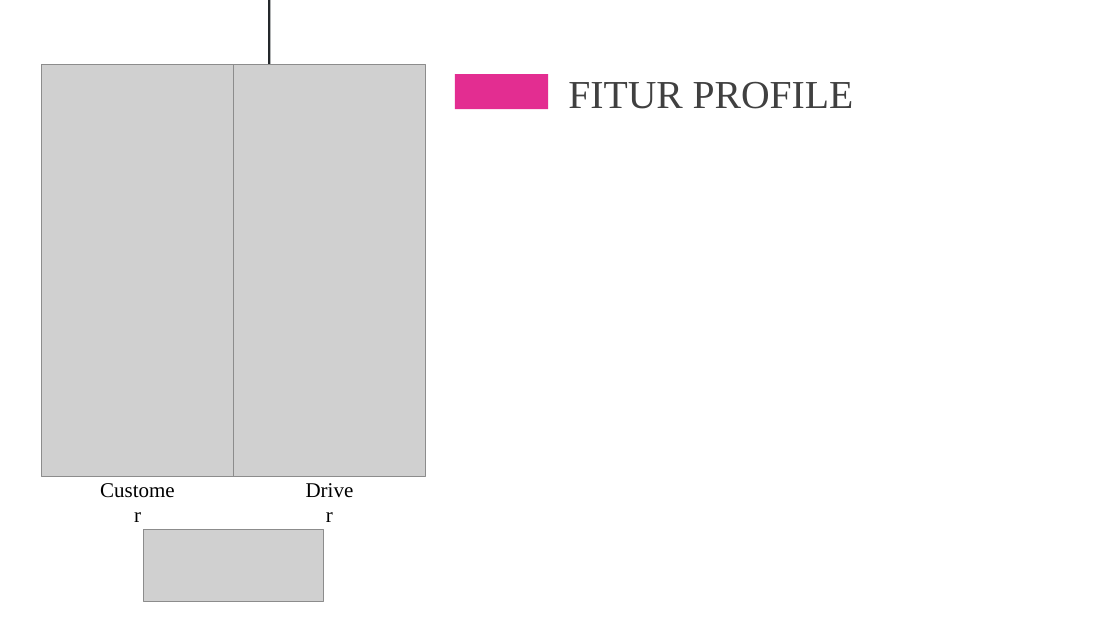
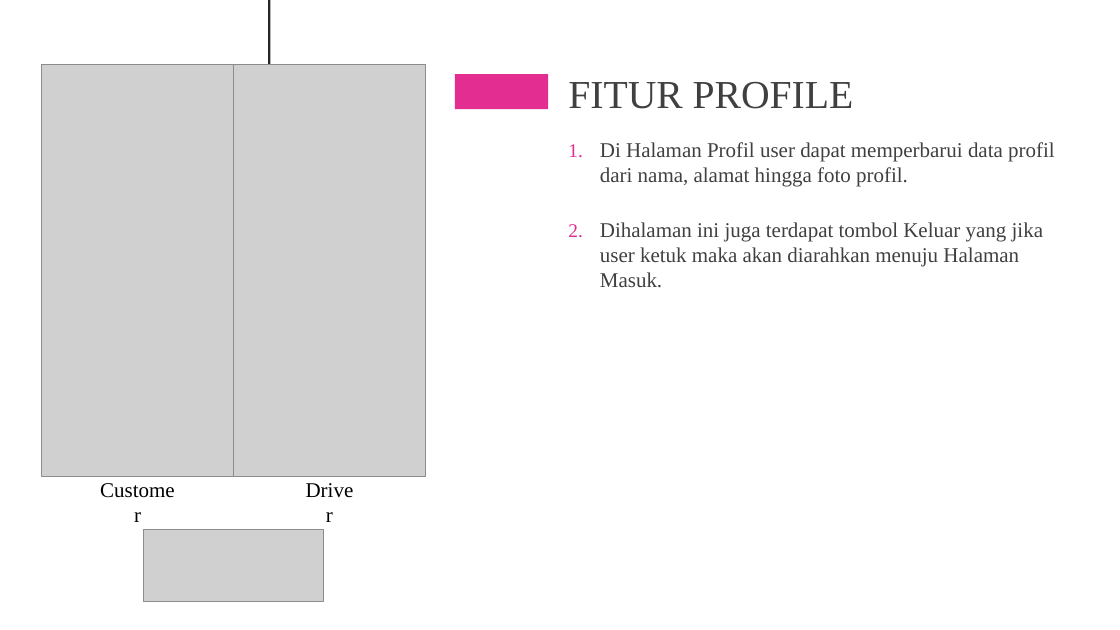
Before and after one commit to palindungan/file_penting_cadangan, a slide deck: slide 15 of PKL Industri 2020/magang_ppt.pptx (slide 14 before the commit). Drawn at 1120x630 pixels with LibreOffice and Linux fonts; fonts in the diff are those of the drawing; grey boxes stand for pictures. Boxes give left, top, right and bottom in pixels: in the first picture for what was removed or moved away, otherwise in the second. Text is boxed around its words. In the diff, an @@ line names an element or a change of style, - is before the commit and + after.

```diff
--- a/PKL Industri 2020/magang_ppt.pptx
+++ b/PKL Industri 2020/magang_ppt.pptx
@@ text added at <box>600,142,1055,288</box>, 18 pt, text #404040 @@
+1. Di Halaman Profil user dapat memperbarui data profil dari nama, alamat hingga foto profil.
+2. Dihalaman ini juga terdapat tombol Keluar yang jika user ketuk maka akan diarahkan menuju Halaman Masuk.
```
Also in this commit, not shown: 8 other slides changed, 1 slide added, 1 other file.
